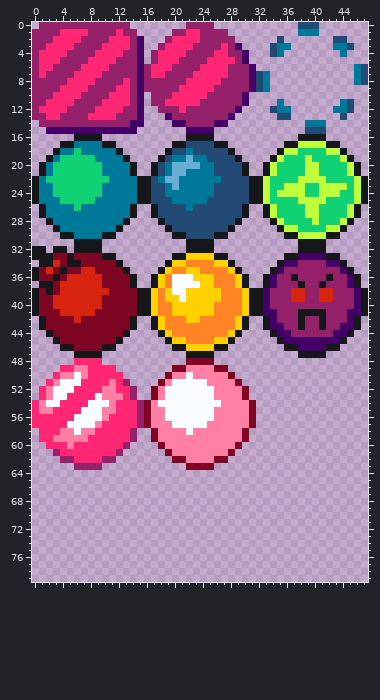
Sprite sheet -- sprites.png. Above, as it was before the edit.
The file is 48x80 pixels.
After:
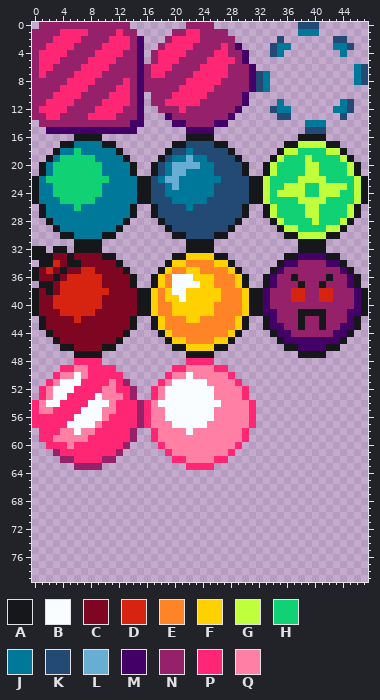
Palette (. is transparent): A #16171a  B #fafdff  C #7f0622  D #d62411  E #ff8426  F #ffd100  G #bfff3c  H #10d275  J #007899  K #234975  L #68aed4  M #430067  N #94216a  P #ff2674  Q #ff80a4
From old to new:
y 48: x 22..25 CCCC -> PPPP
y 49: x 20..21 CC -> PP; x 26..27 CC -> PP
y 50: x 19 C -> P; x 28 C -> P
y 51: x 18 C -> P; x 29 C -> P
y 52..53: x 17 C -> P; x 30 C -> P
y 54..57: x 16 C -> P; x 31 C -> P
y 58..59: x 17 C -> P; x 30 C -> P
y 60: x 18 C -> P; x 29 C -> P
y 61: x 19 C -> P; x 28 C -> P
y 62: x 20..21 CC -> PP; x 26..27 CC -> PP
y 63: x 22..25 CCCC -> PPPP
Boxes around the changes in both pictures, in picture pixels (x1, y1, x2, y2):
changed: (144, 358, 256, 470)
